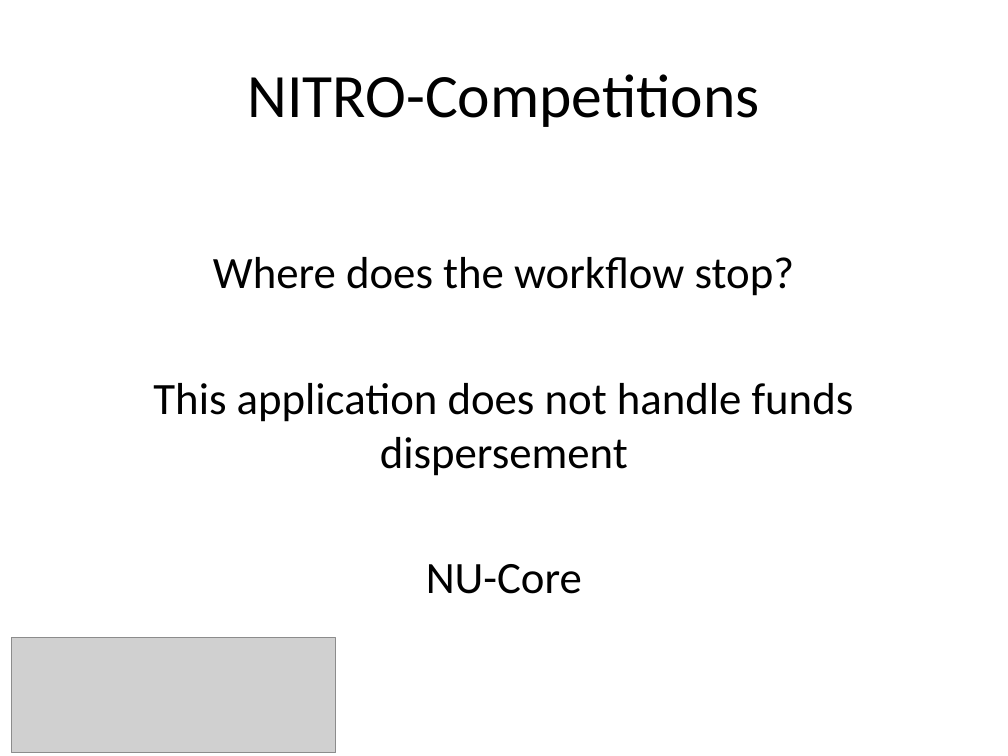
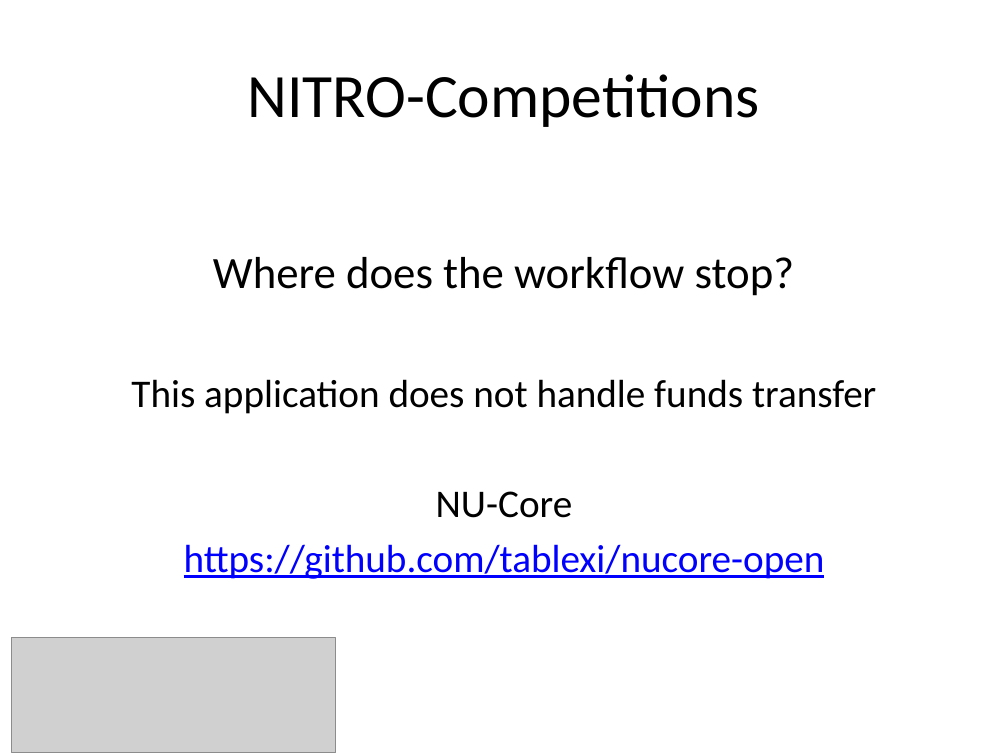
Before and after one commit to NUBIC/nitro-competitions, a slide deck: slide 23 of doc/presentations/20141107_NITRO-Competitions_CTS-AMIA.pptx (slide 27 before the commit). Drawn at 1008x756 pixels with LibreOffice and Linux fonts; fonts in the diff are those of the drawing; grey boxes stand for pictures; background and template pictures are left out. Boxes give left, top, right and bottom in pixels: in the first picture for what was removed or moved away, otherwise in the second. Text is boxed around its words. In the diff, an @@ line names an element or a change of style, - is before the commit and + after.

```diff
--- a/doc/presentations/20141107_NITRO-Competitions_CTS-AMIA.pptx
+++ b/doc/presentations/20141107_NITRO-Competitions_CTS-AMIA.pptx
@@ text at bbox=[131, 379, 876, 414]: text changed; size 32 to 28 pt @@
-This application does not handle funds dispersement
+This application does not handle funds transfer
@@ text at bbox=[436, 491, 573, 518]: size 32 to 28 pt in "NU-Core" @@
@@ text at bbox=[184, 544, 825, 579]: paragraph added @@
+https://github.com/tablexi/nucore-open
```
Also in this commit, not shown: 5 other slides changed, 2 slides added, 6 slides removed.
